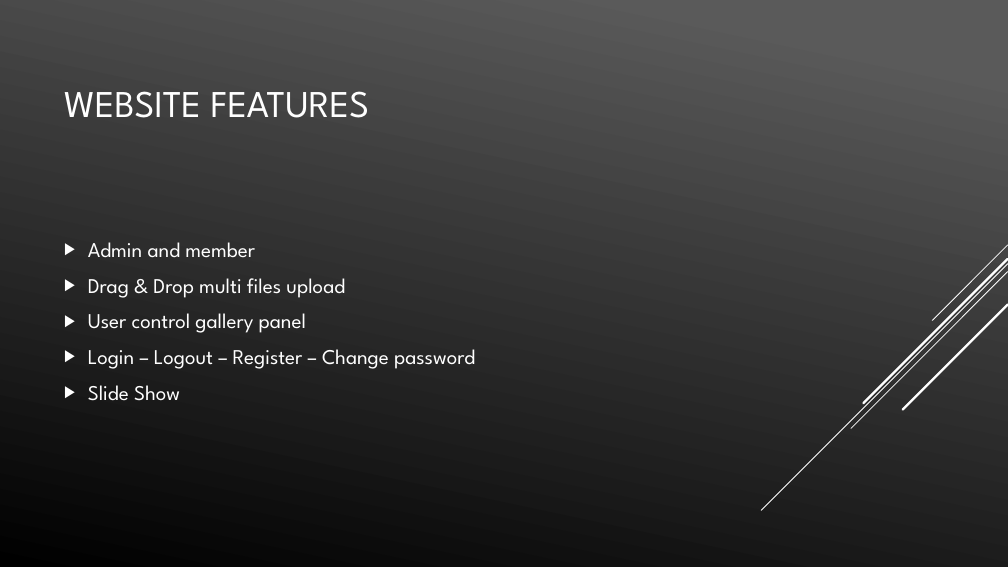
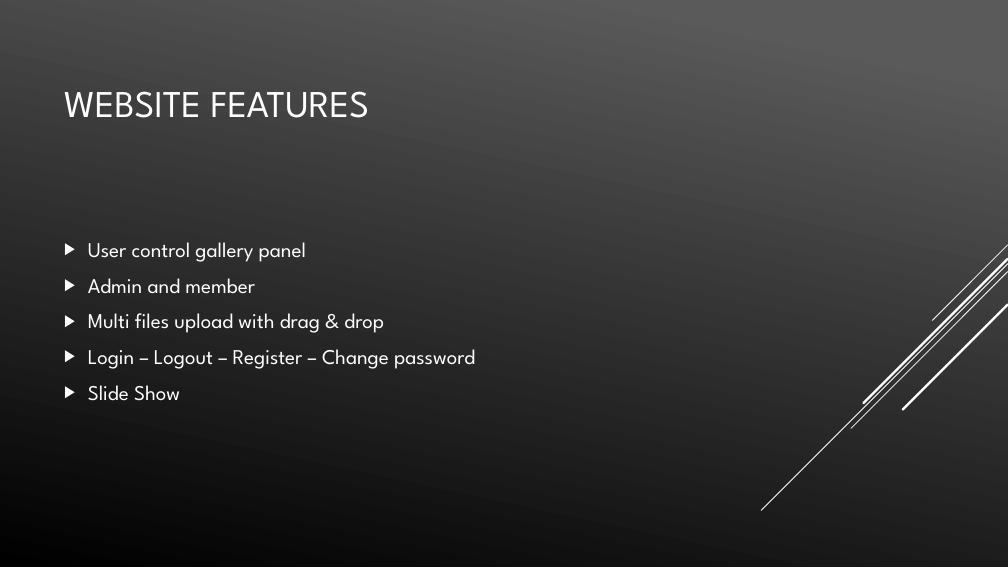
Before and after one commit to vdc1703/COMP5130F2018, a slide deck: slide 6 of Final-Powerpoint/Final.pptx. Drawn at 1008x567 pixels with LibreOffice and Linux fonts; fonts in the diff are those of the drawing. Boxes give left, top, right and bottom in pixels: in the first picture for what was removed or moved away, otherwise in the second. Text is boxed around its words. In the diff, an @@ line names an element or a change of style, - is before the commit and + after.

```diff
--- a/Final-Powerpoint/Final.pptx
+++ b/Final-Powerpoint/Final.pptx
@@ text at (88,242,306,262): paragraph added @@
+▶ User control gallery panel
@@ text at (88,313,384,333): text changed @@
-▶ Drag & Drop multi files upload
-▶ User control gallery panel
+▶ Multi files upload with drag & drop
```
Also in this commit, not shown: 7 other slides changed, 1 slide added.
